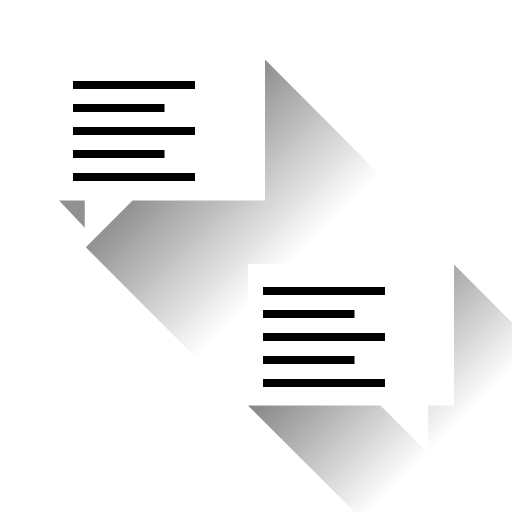
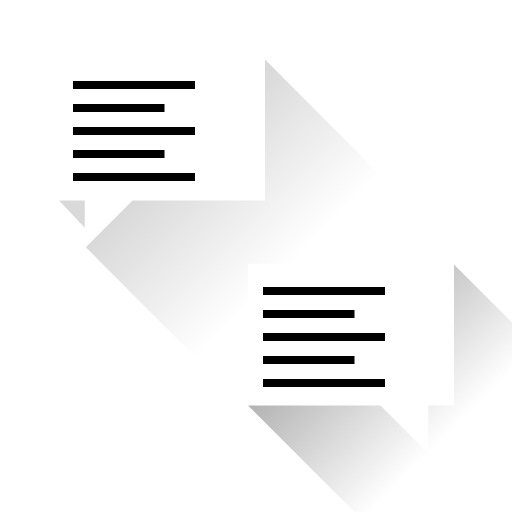
Layer changes from the first w=512, h=512 image to the second:
"Layer #4": opacity 48% → 30% over [248, 264, 512, 512]
"Layer #3": opacity 43% → 15% over [59, 59, 375, 353]
